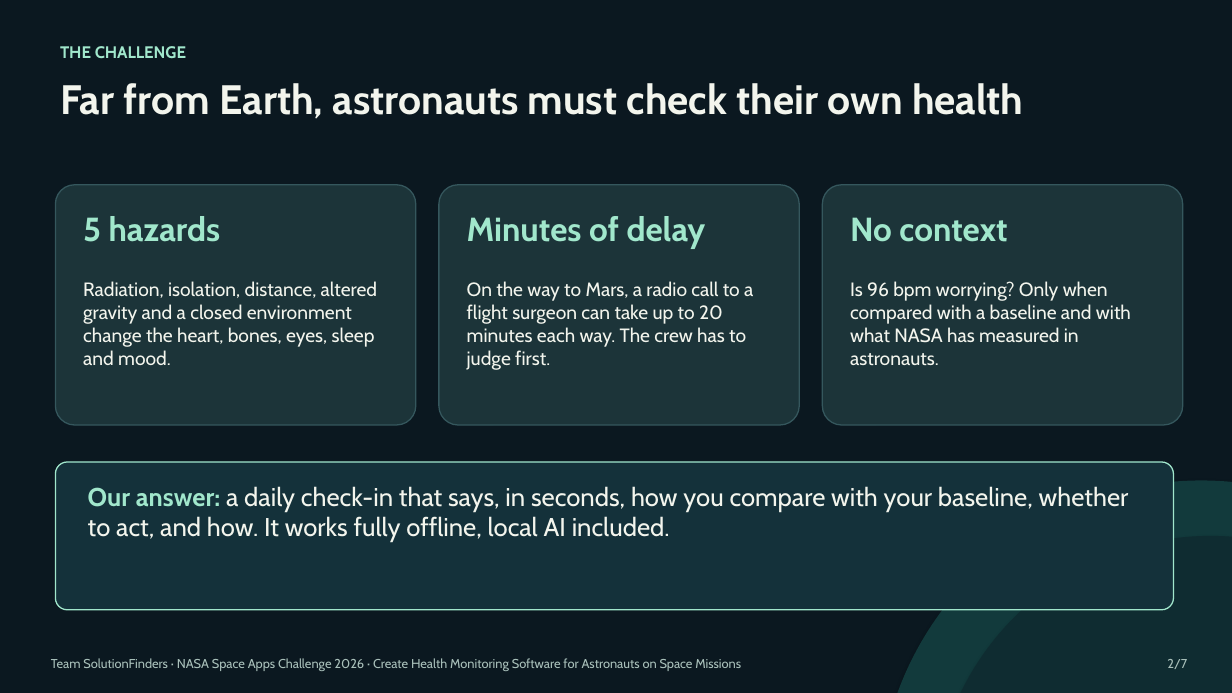
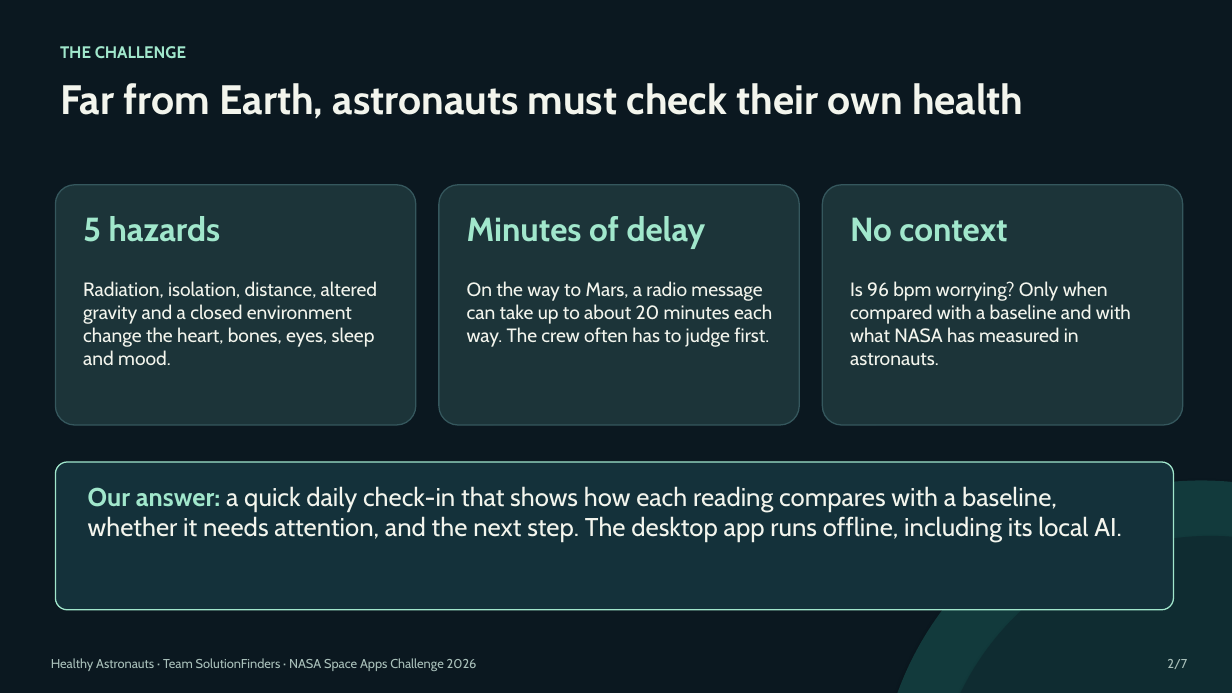
Before and after one commit to MohammadPourshahabadi/NasaHackaton, a slide deck: slide 2 of presentation/Aboard-Demo.pptx. Drawn at 1232x693 pixels with LibreOffice and Linux fonts; fonts in the diff are those of the drawing. Boxes give left, top, right and bottom in pixels: in the first picture for what was removed or moved away, otherwise in the second. Text is boxed around its words. In the diff, an @@ line names an element or a change of style, - is before the commit and + after.

```diff
--- a/presentation/Aboard-Demo.pptx
+++ b/presentation/Aboard-Demo.pptx
@@ text at (467,281,772,347): text changed @@
-On the way to Mars, a radio call to a flight surgeon can take up to 20 minutes each way. The crew has to judge first.
+On the way to Mars, a radio message can take up to about 20 minutes each way. The crew often has to judge first.
@@ text at (88,486,1122,542): text changed @@
-Our answer: a daily check-in that says, in seconds, how you compare with your baseline, whether to act, and how. It works fully offline, local AI included.
+Our answer: a quick daily check-in that shows how each reading compares with a baseline, whether it needs attention, and the next step. The desktop app runs offline, including its local AI.
@@ text at (51,658,477,671): text changed @@
-Team SolutionFinders · NASA Space Apps Challenge 2026 · Create Health Monitoring Software for Astronauts on Space Missions
+Healthy Astronauts · Team SolutionFinders · NASA Space Apps Challenge 2026
```
Also in this commit, not shown: 6 other slides changed, 8 other files.
